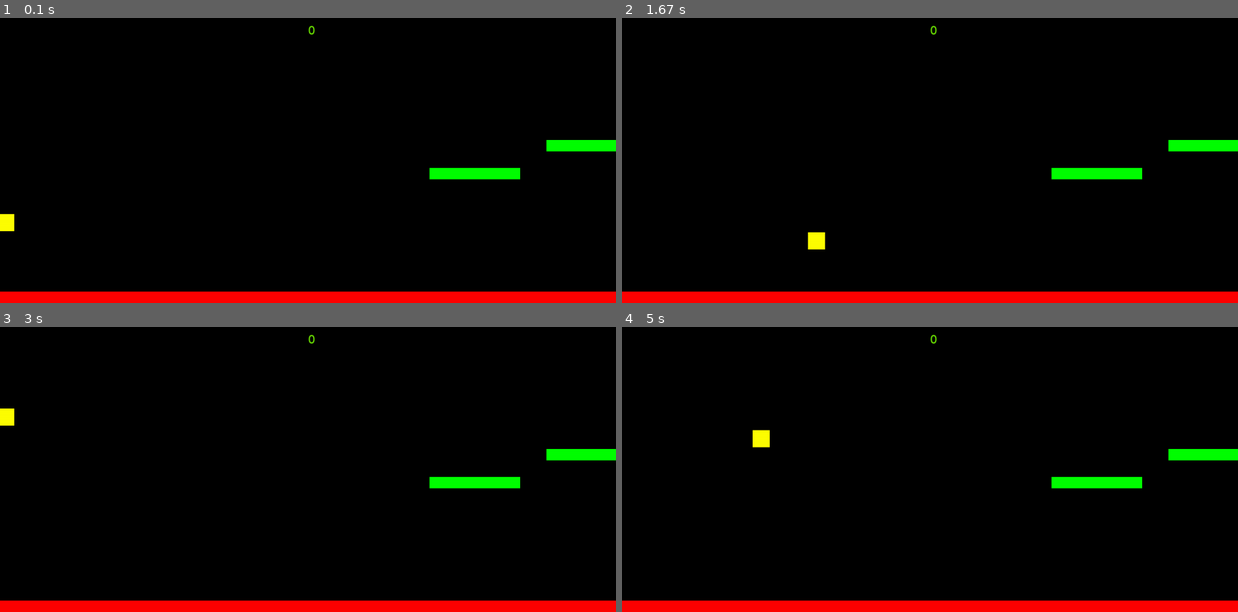
Above: before the commit, frames 1-4 (two rows, left to right).
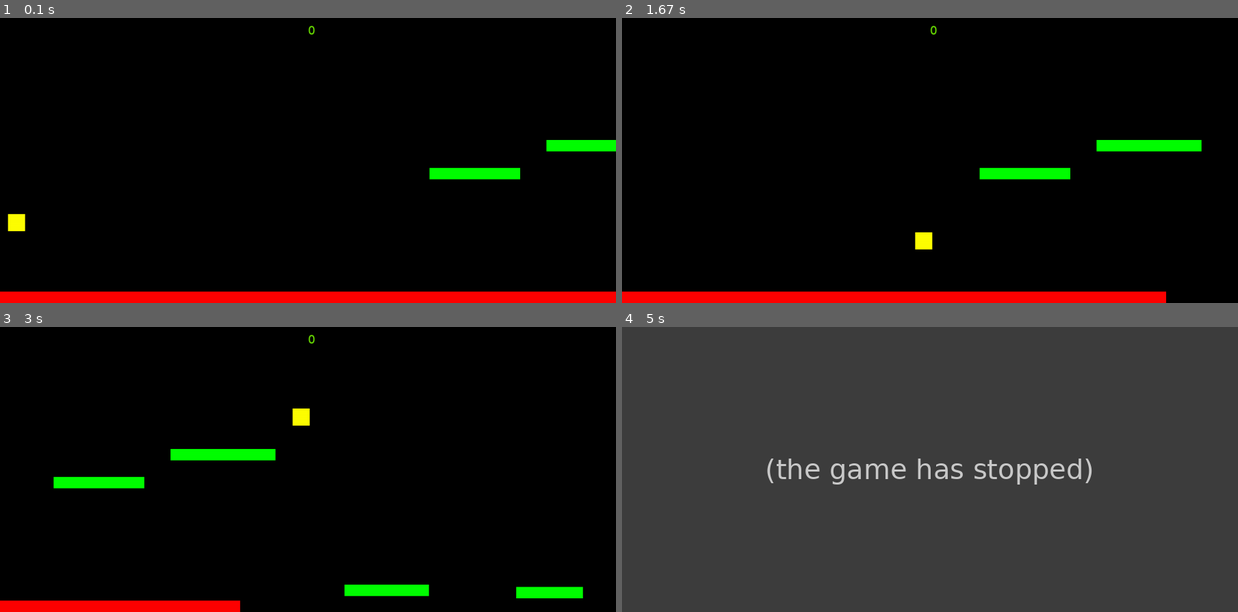
Above: after the commit, the same moments.

Repository: meaniebeanie22/pygame-games
Game: pygame game, started from final.py
Same seed, same stepped clock (60 frames per second), same inputs: the game is played once before the commit and once after it.
Inputs:
- Up to frame 1 (0.1 s): no input
- Up to frame 2 (1.67 s): hold Right 0.33-0.8 s; hold Up 0.83-1.13 s; hold Right 1.17-1.63 s
- Up to frame 3 (3 s): hold Left 1.67-2.2 s; hold Left 2.23-2.63 s; hold Up from 2.67 s (still down)
- Up to frame 4 (5 s): release Up at 3.03 s; hold Right 3.07-3.7 s; hold Left 3.73-4.2 s; hold Right 4.23-4.7 s; hold Up from 4.73 s (still down)

The runs differ from the first frame. In frame 1, 0.2% of the frame differs, in the area x 0-5%, y 68-75%; in frame 2, 2.6%; in frame 3, 6.3%; in frame 4, 100%, in the area x 0-100%, y 0-100%.
After the commit the program exited at 4.67 s; later frames show no game.

Commit message:
finished (tm)

Diff:
--- a/final.py
+++ b/final.py
@@ -12,7 +12,6 @@
 
 HEIGHT = 500
 WIDTH = 1080
-ACC = 0.37
 FRIC = -0.12
 FPS = 120
 
@@ -41,11 +40,7 @@
         self.acc = vec(0,0.2)
 
         pressed_keys = pygame.key.get_pressed()
-
-        if pressed_keys[K_LEFT]:
-            self.acc.x = -ACC
-        if pressed_keys[K_RIGHT]:
-            self.acc.x = ACC
+        self.acc.x = ACC
 
         self.acc.x += self.vel.x * FRIC
         self.vel += self.acc
@@ -53,8 +48,6 @@
 
         if self.pos.x > WIDTH:
             self.pos.x = WIDTH
-        if self.pos.x < 0:
-            self.pos.x = 0
 
         self.rect.midbottom = self.pos
 
@@ -91,6 +84,7 @@
             self.surf.fill((255,255,0))
 
 P1 = Player()
+ACC = 1.1 ** P1.score / 10 + 0.3
 
 class platform(pygame.sprite.Sprite): ## rand gen ok
     def __init__(self):
